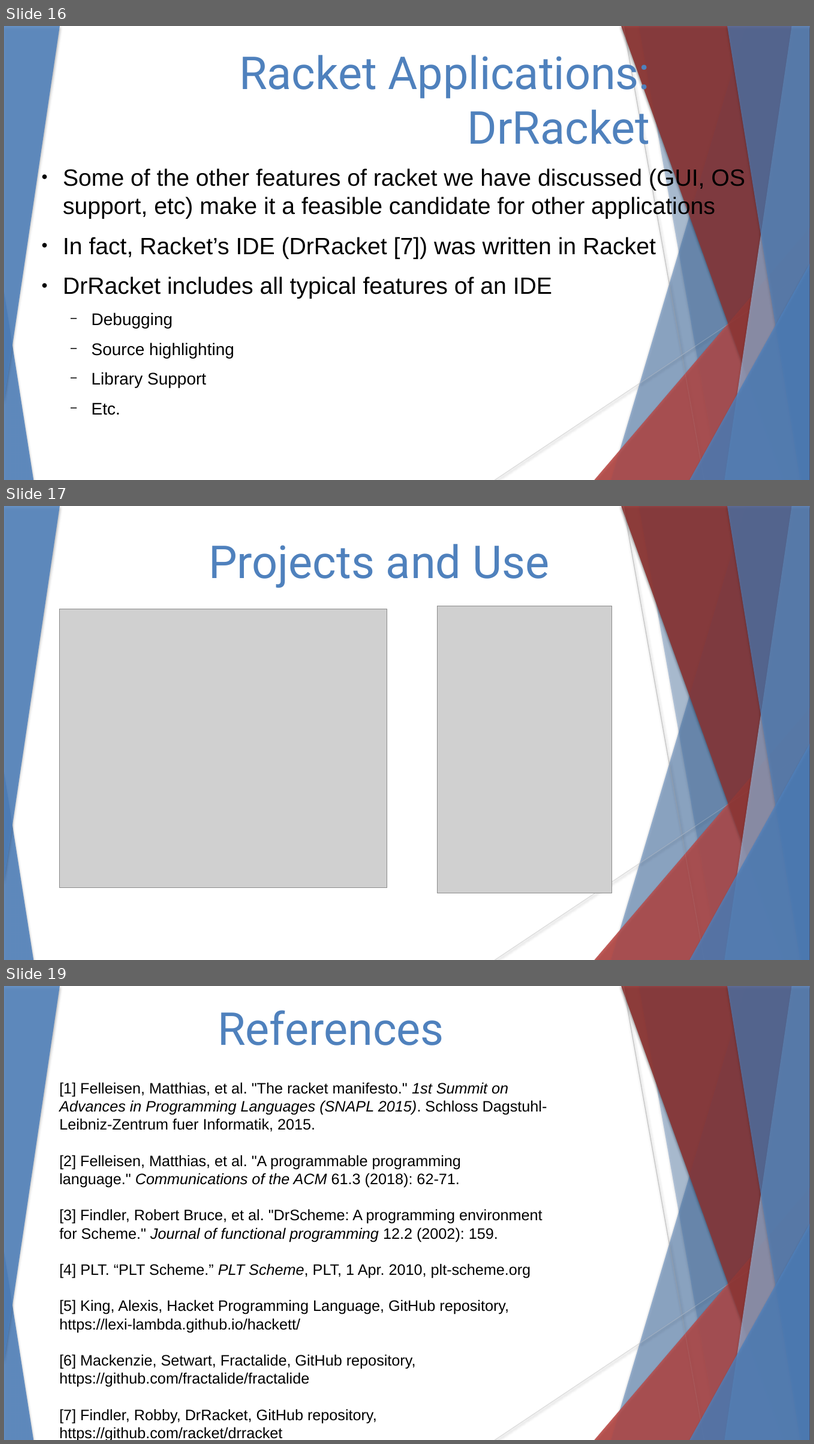
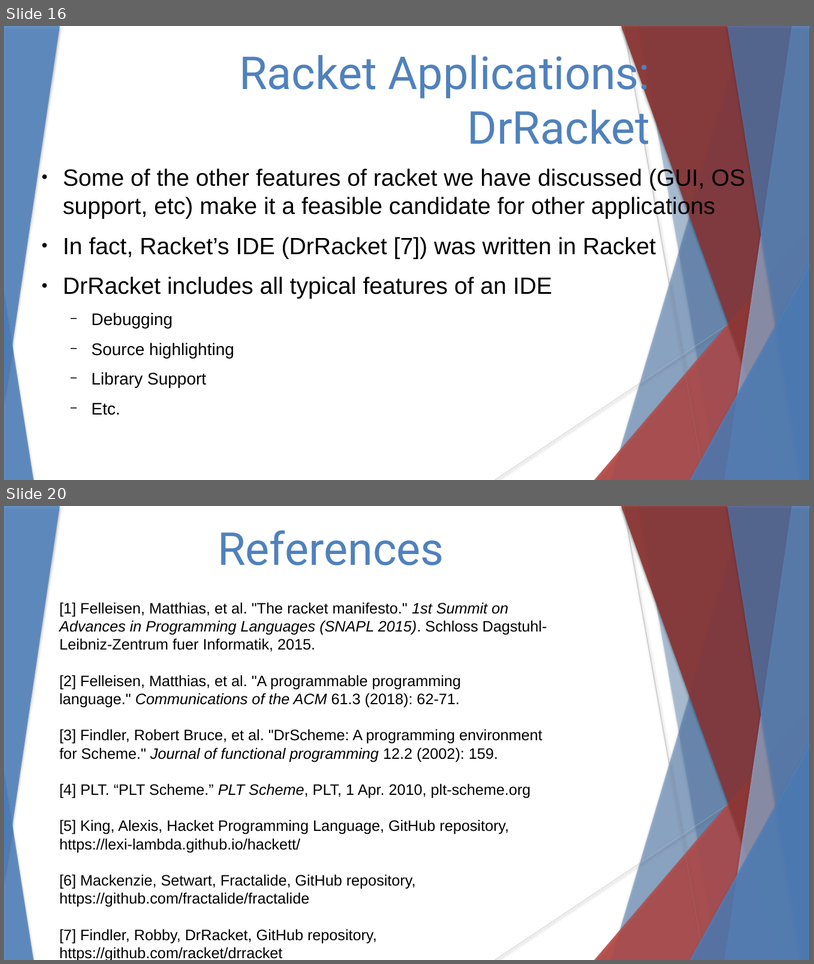
Before and after one commit to stevester94/CSC201_Project, a slide deck: CSC201Sec3Proj3Team4.pptx. Shown one above the other, each under a label of ours: slides 16, 17 and 19 before the commit, slides 16 and 20 after it; the slides between them are not shown. The pictures are 814x1444 and 814x964 pixels, drawn with LibreOffice and Linux fonts; fonts in the diff are those of the drawing; grey boxes stand for pictures. Boxes give left, top, right and bottom in pixels: in the first picture for what was removed or moved away, otherwise in the second. Text is boxed around its words. In the diff, an @@ line names an element or a change of style, - is before the commit and + after.

```diff
--- a/CSC201Sec3Proj3Team4.pptx
+++ b/CSC201Sec3Proj3Team4.pptx
@@ slide 17 removed at (4, 506, 810, 960), background #FFFFFF; not listed: 16 template elements that a slide beside it also shows @@
@@ freeform shape removed at (728, 506, 810, 960) @@
@@ freeform shape removed at (728, 506, 810, 960) @@
@@ text removed at (209, 544, 549, 588) @@
-Projects and Use
@@ picture removed at (60, 609, 387, 888) @@
@@ picture removed at (438, 606, 612, 892) @@
@@ what was slide 19 is now slide 20 @@
```
Also in this commit, not shown: 5 slides changed, 2 slides added.
